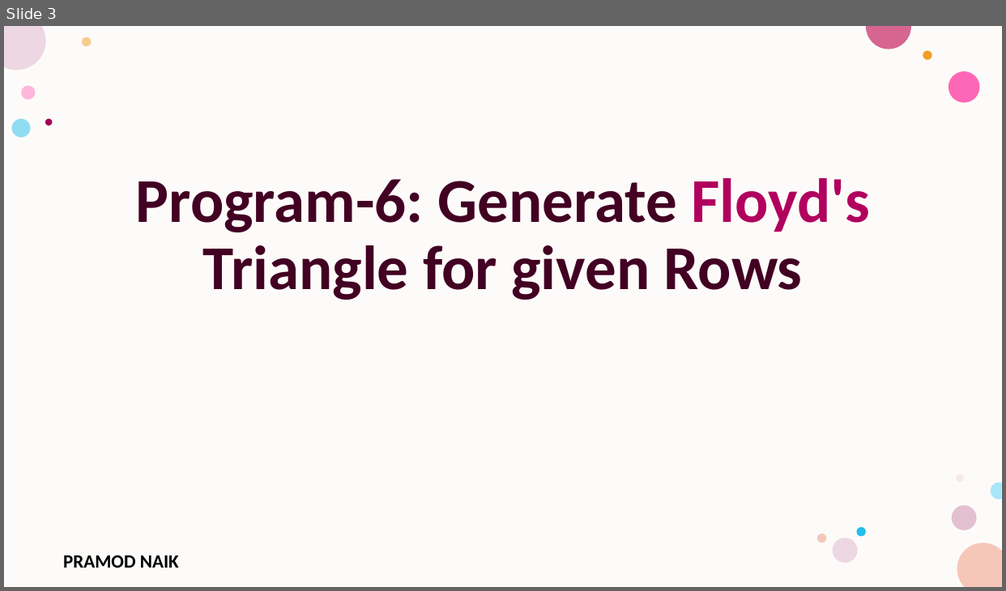
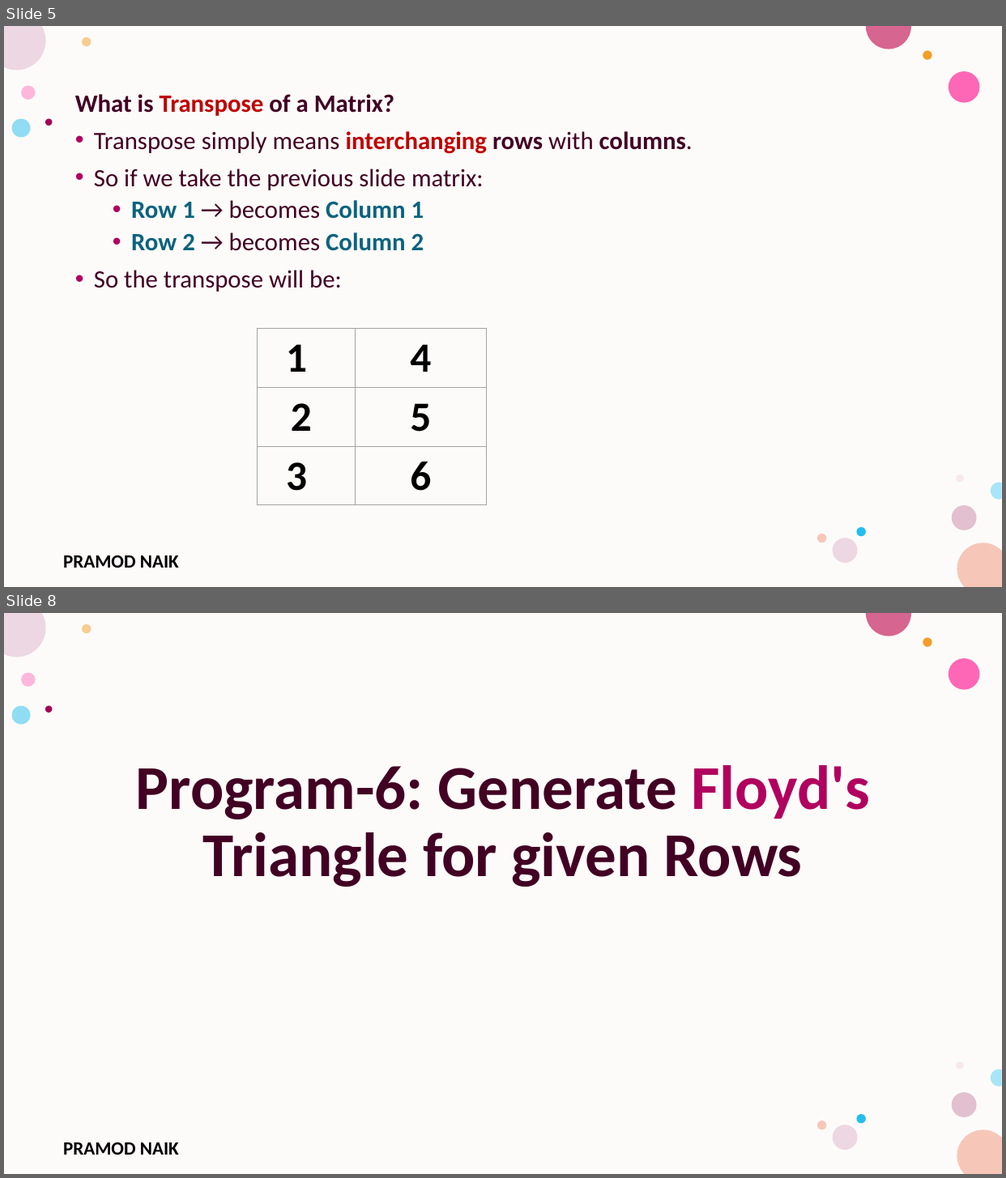
Before and after one commit to PRAMODNAIK-DEV/C-Programming-Lab-Engineering, a slide deck: Lab Programs.pptx. Shown one above the other, each under a label of ours: slide 3 before the commit, slides 5 and 8 after it; the slides between them are not shown. The pictures are 1006x591 and 1006x1178 pixels, drawn with LibreOffice and Linux fonts; fonts in the diff are those of the drawing; background and template pictures are left out. Boxes give left, top, right and bottom in pixels: in the first picture for what was removed or moved away, otherwise in the second. Text is boxed around its words. In the diff, an @@ line names an element or a change of style, - is before the commit and + after.

```diff
--- a/Lab Programs.pptx
+++ b/Lab Programs.pptx
@@ slide 5 added at <box>4,26,1002,587</box>, background #FFFFFF; not listed: 17 template elements that a slide beside it also shows @@
@@ text added at <box>75,94,692,292</box>, 24 pt, text #420023 @@
+What is Transpose of a Matrix?
+• Transpose simply means interchanging rows with columns.
+• So if we take the previous slide matrix:
+  • Row 1 → becomes Column 1
+  • Row 2 → becomes Column 2
+• So the transpose will be:
@@ table added at <box>257,328,486,503</box>, 3 rows, 2 columns @@
+1 | 4
+2 | 5
+3 | 6
@@ what was slide 3 is now slide 8 @@
```
Also in this commit, not shown: 4 other slides added, 1 other file.
